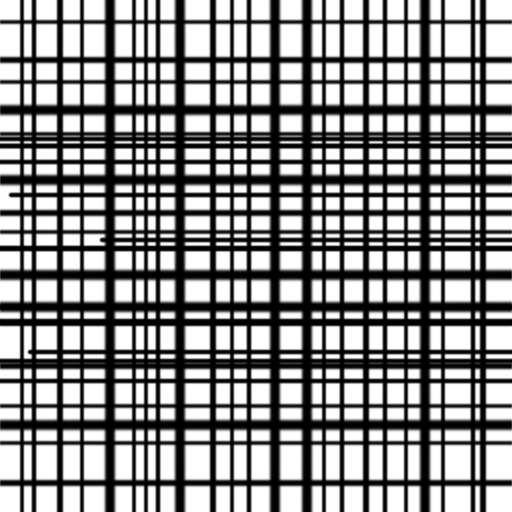
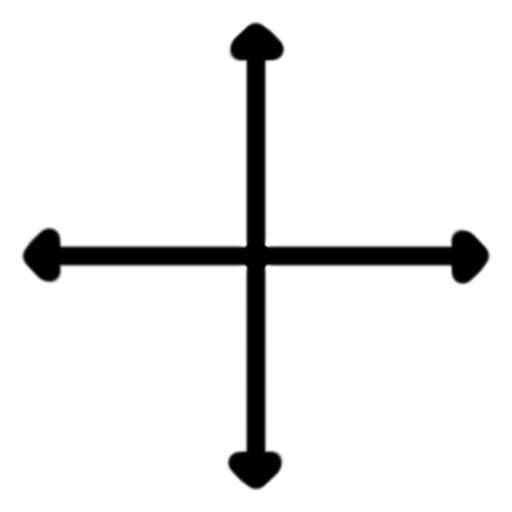
Layered file, before and after one edit (512×512). Changes by layer:
hid "Hintergrund-Kopie" over bbox(0, 18, 512, 489)
added layer "Layer copy" above "Layer" over bbox(20, 20, 492, 492)
hid "Hintergrund" over bbox(18, 0, 488, 512)
